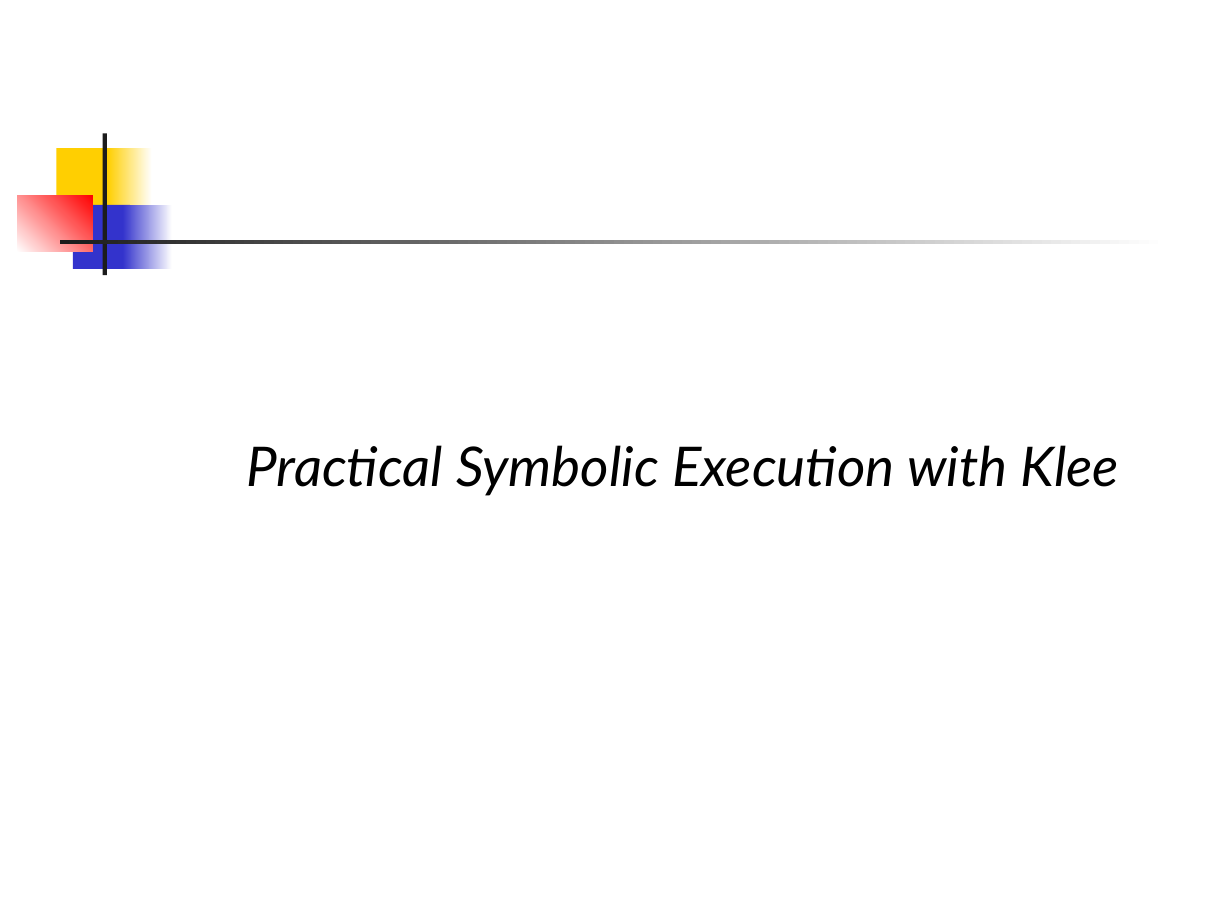
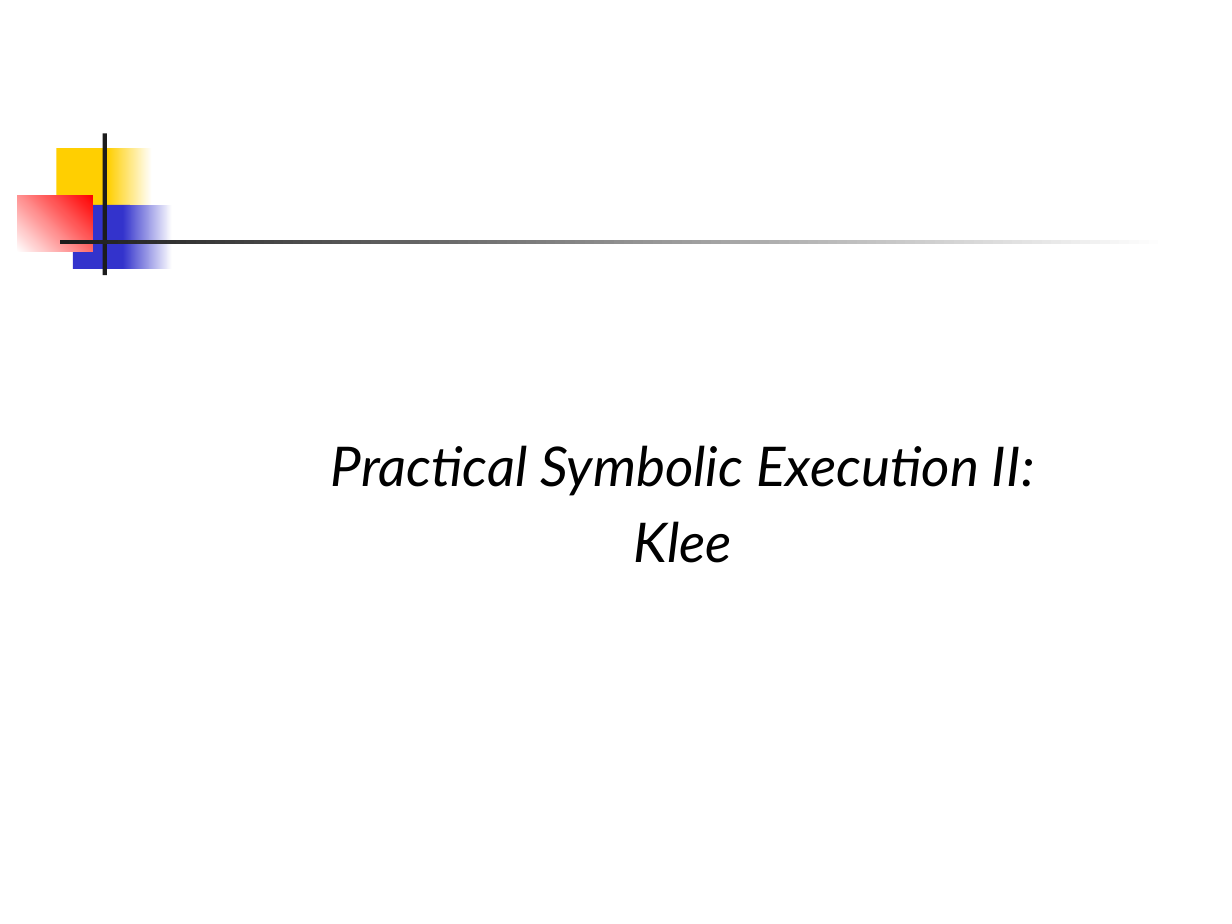
Before and after one commit to csslab-ustc/csslab-ustc.github.io, a slide deck: slide 32 of courses/theory/slides/lec17-symexec.pptx (slide 23 before the commit). Drawn at 1232x924 pixels with LibreOffice and Linux fonts; fonts in the diff are those of the drawing. Boxes give left, top, right and bottom in pixels: in the first picture for what was removed or moved away, otherwise in the second. Text is boxed around its words. In the diff, an @@ line names an element or a change of style, - is before the commit and + after.

```diff
--- a/courses/theory/slides/lec17-symexec.pptx
+++ b/courses/theory/slides/lec17-symexec.pptx
@@ text at box(331, 445, 1035, 563): text changed @@
-Practical Symbolic Execution with Klee
+Practical Symbolic Execution II:
+Klee
```
Also in this commit, not shown: 9 slides added, 4 other files.
